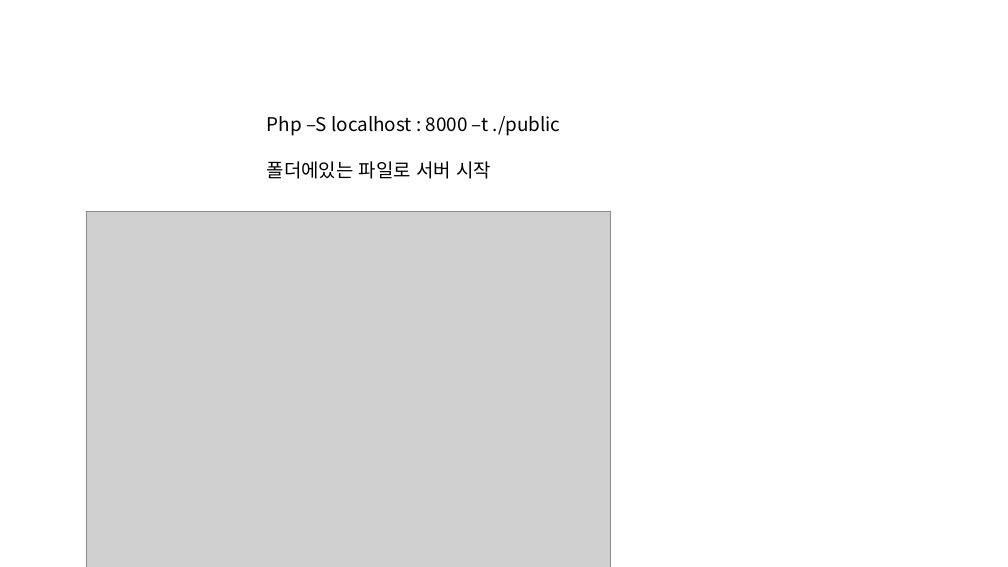
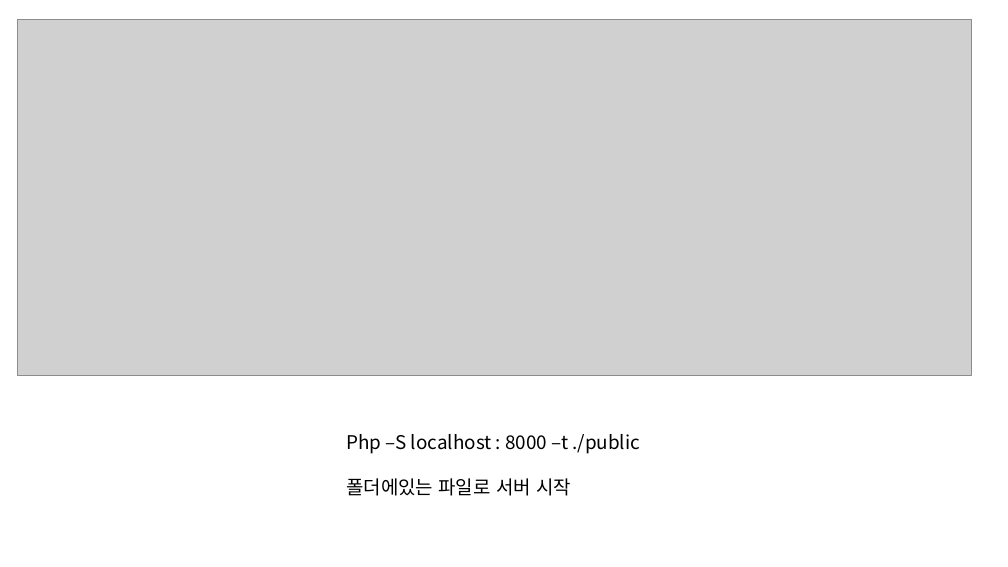
Before and after one commit to InseopEom/PHP2_201640125, a slide deck: slide 15 of 20190904_PHP2주차.pptx (slide 14 before the commit). Drawn at 1008x567 pixels with LibreOffice and Linux fonts; fonts in the diff are those of the drawing; grey boxes stand for pictures. Boxes give left, top, right and bottom in pixels: in the first picture for what was removed or moved away, otherwise in the second. Text is boxed around its words. In the diff, an @@ line names an element or a change of style, - is before the commit and + after.

```diff
--- a/20190904_PHP2주차.pptx
+++ b/20190904_PHP2주차.pptx
@@ picture: place and size @@
-picture at (86,211,611,567)
+picture at (17,20,972,376)
@@ text "Php –S localhost : 8000 ...": place and size @@
-text "Php –S localhost : 8000 ..." at (267,116,561,179)
+text "Php –S localhost : 8000 ..." at (346,434,640,496)
```
Also in this commit, not shown: 8 other slides changed, 9 slides added, 9 slides removed, 1 other file.
